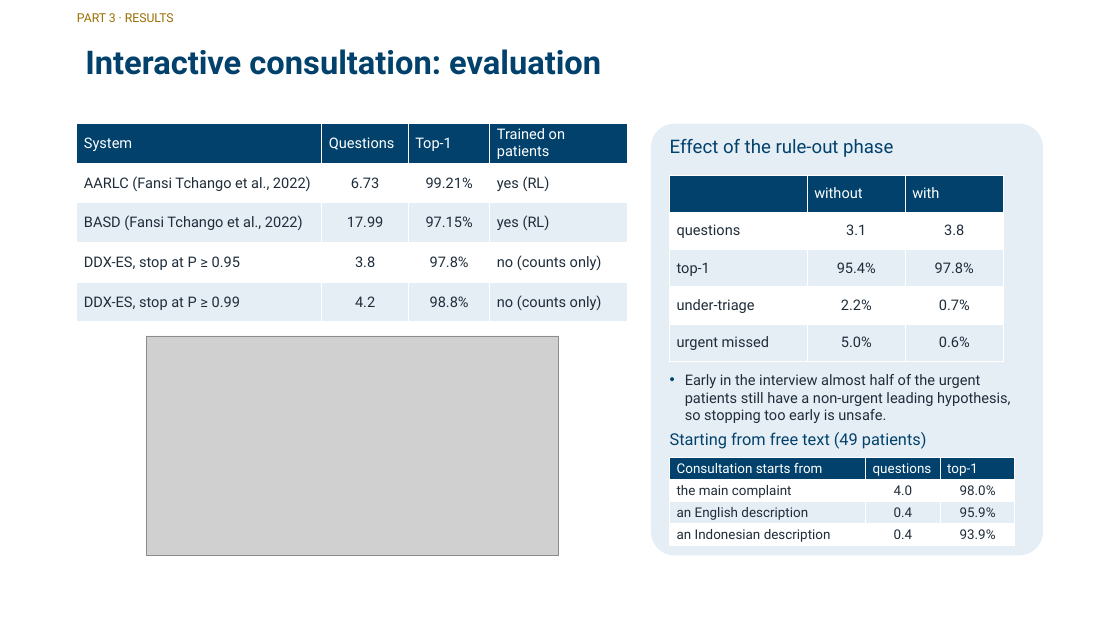
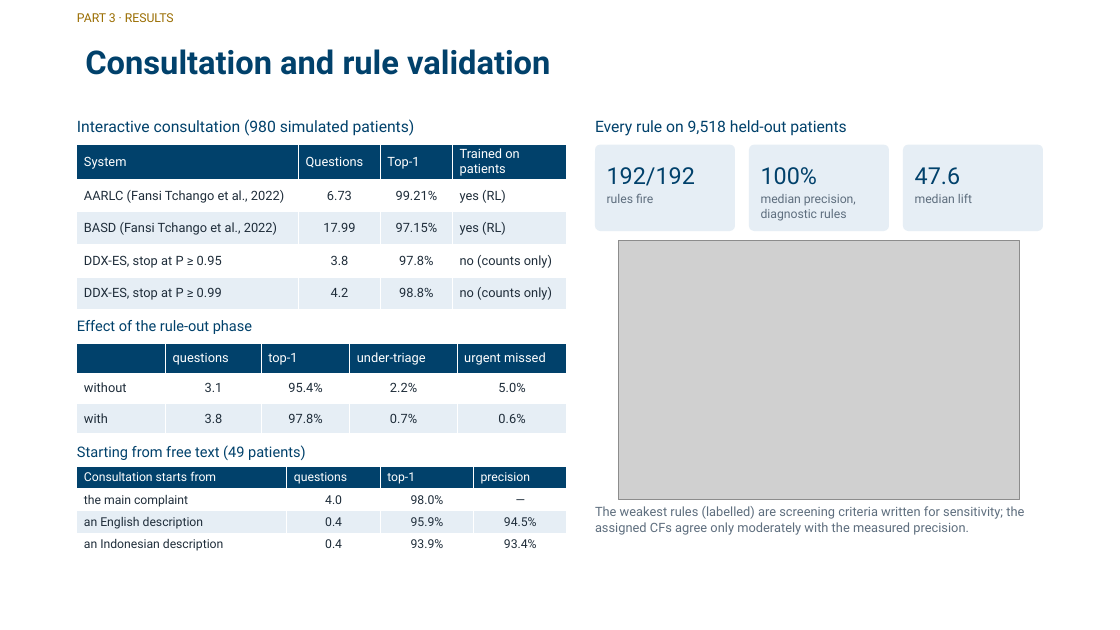
Before and after one commit to zidanarsyad/ddx-expert-system, a slide deck: slide 13 of docs/slides.pptx (slide 20 before the commit). Drawn at 1120x630 pixels with LibreOffice and Linux fonts; fonts in the diff are those of the drawing; grey boxes stand for pictures; background and template pictures are left out. Boxes give left, top, right and bottom in pixels: in the first picture for what was removed or moved away, otherwise in the second. Text is boxed around its words. In the diff, an @@ line names an element or a change of style, - is before the commit and + after.

```diff
--- a/docs/slides.pptx
+++ b/docs/slides.pptx
@@ title at box(85, 49, 550, 75): text changed @@
-Interactive consultation: evaluation
+Consultation and rule validation
@@ text added at box(77, 119, 415, 136), 13.5 pt, text #01416B @@
+Interactive consultation (980 simulated patients)
@@ table at box(77, 145, 567, 308) @@
@@ size 12.5 to 11 pt @@
@@ table: place and size @@
-table at box(77, 124, 628, 322)
+table at box(77, 145, 567, 308)
@@ text added at box(595, 120, 846, 136), 13.5 pt, text #01416B @@
+Every rule on 9,518 held-out patients
@@ rounded rectangle added at box(595, 145, 735, 231), fill #E6EEF5 @@
@@ rounded rectangle removed at box(651, 124, 1044, 555) @@
@@ rounded rectangle added at box(749, 145, 890, 231), fill #E6EEF5 @@
@@ rounded rectangle added at box(903, 145, 1044, 231), fill #E6EEF5 @@
@@ text added at box(607, 167, 695, 186), 20 pt, text #01416B @@
+192/192
@@ table removed at box(670, 175, 1004, 361), 5 rows, 3 columns @@
- | without | with
-questions | 3.1 | 3.8
-top-1 | 95.4% | 97.8%
-under-triage | 2.2% | 0.7%
-urgent missed | 5.0% | 0.6%
@@ text added at box(761, 167, 817, 185), 20 pt, text #01416B @@
+100%
@@ text added at box(915, 167, 961, 184), 20 pt, text #01416B @@
+47.6
@@ text added at box(607, 194, 653, 203), 10.5 pt, text #5E6E7E @@
+rules fire
@@ text added at box(761, 194, 856, 221), 10.5 pt, text #5E6E7E @@
+median precision, diagnostic rules
@@ text added at box(915, 194, 972, 203), 10.5 pt, text #5E6E7E @@
+median lift
@@ picture added at box(618, 240, 1020, 499) @@
@@ text "Effect of the rule-out phase": place and size @@
-text "Effect of the rule-out phase" at box(670, 139, 893, 157)
+text "Effect of the rule-out phase" at box(77, 320, 252, 334)
@@ text "Effect of the rule-out phase" at box(77, 320, 252, 334): size 16 to 12.5 pt @@
@@ table added at box(77, 343, 569, 434), 3 rows, 5 columns @@
+ | questions | top-1 | under-triage | urgent missed
+without | 3.1 | 95.4% | 2.2% | 5.0%
+with | 3.8 | 97.8% | 0.7% | 0.6%
@@ picture removed at box(146, 336, 559, 555) @@
@@ text removed at box(685, 374, 1010, 423) @@
-• Early in the interview almost half of the urgent patients still have a non-urgent leading hypothesis, so stopping too early is unsafe.
@@ text "Starting from free text (49 ...": place and size @@
-text "Starting from free text (49 ..." at box(670, 432, 927, 449)
+text "Starting from free text (49 ..." at box(77, 445, 306, 460)
@@ text "Starting from free text (49 ..." at box(77, 445, 306, 460): size 14 to 12.5 pt @@
@@ table at box(77, 467, 567, 556) @@
+column 4: precision | — | 94.5% | 93.4%
@@ table: place and size @@
-table at box(670, 457, 1015, 546)
+table at box(77, 467, 567, 556)
@@ text added at box(595, 506, 1024, 535), 11 pt, text #5E6E7E @@
+The weakest rules (labelled) are screening criteria written for sensitivity; the assigned CFs agree only moderately with the measured precision.
```
Also in this commit, not shown: 9 other slides changed, 9 slides removed, 12 other files.
